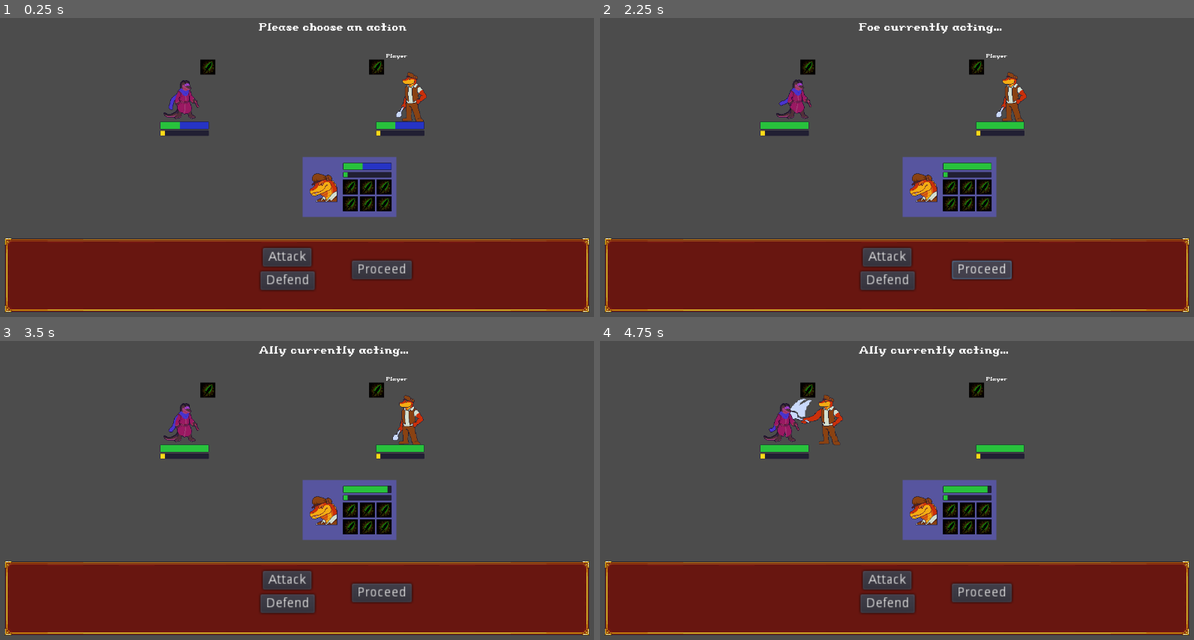
Above: before the commit, frames 1-4 (two rows, left to right).
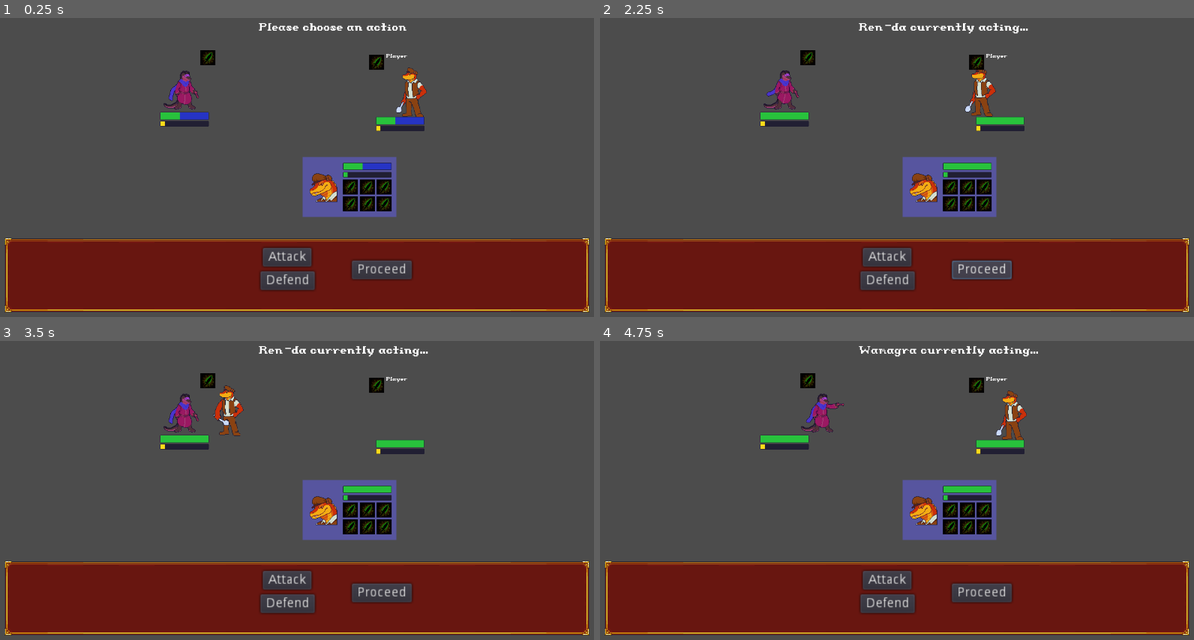
Above: after the commit, the same moments.

Repository: Introdile/SenRPG
Game: Godot game, scene res://Battle/Battle.tscn
Same seed, same stepped clock (60 frames per second), same inputs: the game is played once before the commit and once after it.
Inputs (mouse positions are in pixels of both pictures, inside the frame that each line leads up to):
- Up to frame 1 (0.25 s): no input
- Up to frame 2 (2.25 s): click "Attack" at 0.5 s; click "Defend" at 1.25 s; click "Proceed" at 2 s
- Up to frame 3 (3.5 s): click (350, 511) at 2.75 s
- Up to frame 4 (4.75 s): click (968, 511) at 3.5 s; click (986, 511) at 4.25 s

The runs differ from the first frame. In frame 1, 2.1% of the frame differs, in the area x 27-72%, y 10-40%; in frame 2, 3.0%; in frame 3, 3.0%; in frame 4, 3.1%, in the area x 27-74%, y 1-51%.

Commit message:
character loading
finished implementing character loading!

Diff:
--- a/Battle/Battle.gd
+++ b/Battle/Battle.gd
@@ -20,7 +20,7 @@
 onready var stateLabel = get_node("UI/stateLabel")
 var sl = ""
 
-onready var battlers = get_tree().get_nodes_in_group("battler")
+onready var battlers #= get_tree().get_nodes_in_group("battler")
 var foes = []
 var ally = []
 var actionOrder = []
@@ -31,24 +31,50 @@
 	#TODO: uhhhhhh get ready bitches
 	changeState(battleState.START)
 	var allypos = get_tree().get_nodes_in_group("ally")
+	var foepos = get_tree().get_nodes_in_group("foe")
+
 	for i in Global_GameData.party:
+
+		# loads the character battler scene
+		# TODO: battler scene should construct animations on the fly
 		var nbi = load(i.char_battler_scene)
 		var n = nbi.instance()
+
+		# set the reference character (from the gamedata) and the position of the battler
+		n.character = i
 		n.global_position = allypos[0].global_position
+		n.name = n.character.char_name
+		# add it to the scene,,,
 		$Battlers.add_child(n)
-	for i in battlers:
-		if i.name == "Foe":
-			i.character = Global_GameData.foeparty[0]
-			foes.append(i)
-		if i.name == "Ally":
-			i.character = Global_GameData.party[0]
-			ally.append(i)
-			var nui = charUI.instance()
-			nui.attachedChar = i
-			nui.rect_position = Vector2(652,452)
-			ui.add_child(nui)
-		i.connect("deal_damage",battleFunc,"_deal_damage")
-		i.connect("cleared_animation_stack",self,"_on_battler_clearanimstacks")
+
+		# this sets up the ui
+		var nui = charUI.instance()
+		nui.attachedChar = n
+		nui.rect_position = Vector2(652,452) #TODO: add it to a container that'll handle this automatically
+		ui.add_child(nui)
+
+		if n.global_position.x > get_viewport().size.x / 2:
+			n.flip_battler()
+
+		ally.append(n)
+		n.connect("deal_damage",battleFunc,"_deal_damage")
+		n.connect("cleared_animation_stack",self,"_on_battler_clearanimstacks")
+
+	for i in Global_GameData.foeparty:
+		# pretty much as above but for enemies
+		# except without setting up a ui for them
+		var nbi = load(i.char_battler_scene)
+		var n = nbi.instance()
+		n.character = i
+		n.global_position = foepos[0].global_position
+		n.name = n.character.char_name
+		$Battlers.add_child(n)
+
+		foes.append(n)
+		n.connect("deal_damage",battleFunc,"_deal_damage")
+		n.connect("cleared_animation_stack",self,"_on_battler_clearanimstacks")
+
+	battlers = get_tree().get_nodes_in_group("battler")
 	battlers.sort_custom(battleFunc,"isSpeedGreater")
 
 func _process(delta):
@@ -77,7 +103,6 @@
 			sl = "Please select a target(s)"
 			pass
 		battleState.ACTION:
-			#sl = "Turn commencing..."
 			if actionOrder.empty():
 				for i in battlers:
 					actionOrder.append(i)
@@ -87,10 +112,6 @@
 			if !actionOrder.front().animating:
 				sl = actionOrder.front().name + " currently acting..."
 				actionOrder.front().performAction()
-
-#			if !battlers[currentBattler].animating:
-#				sl = battlers[currentBattler].name + " currently acting..."
-#				battlers[currentBattler].performAction()
 
 	stateLabel.text = sl
 
@@ -105,20 +126,11 @@
 		else:
 			actionOrder.pop_front()
 			changeState(battleState.FOE)
-#		if currentBattler+1 < battlers.size():
-#			currentBattler += 1
-#		else:
-#			changeState(battleState.FOE)
-#			currentBattler = 0
 
 func _on_attackButton_pressed():
 	ally[0].action = Global_DatabaseReader.get_from_database(0,"ability")
 	ally[0].target.append(foes[0])
 
-	#foes[0].performAction()
-#	print(ally[0].action["animation"])
-#	ally[0].performAction()
-
 func _on_proceedButton_pressed():
 	if state == battleState.PLAN:
 		changeState(battleState.ACTION)
--- a/Battle/Battle.tscn
+++ b/Battle/Battle.tscn
@@ -1,52 +1,36 @@
-[gd_scene load_steps=8 format=2]
+[gd_scene load_steps=6 format=2]
 
 [ext_resource path="res://Battle/Battle.gd" type="Script" id=1]
-[ext_resource path="res://Battle/Renda.tscn" type="PackedScene" id=2]
-[ext_resource path="res://Battle/Wamagra.tscn" type="PackedScene" id=3]
-[ext_resource path="res://Assets/frame.png" type="Texture" id=4]
-[ext_resource path="res://Prefabs/fontILabel.tscn" type="PackedScene" id=5]
-[ext_resource path="res://Assets/Fonts/Introdile.ttf" type="DynamicFontData" id=6]
+[ext_resource path="res://Assets/frame.png" type="Texture" id=2]
+[ext_resource path="res://Prefabs/fontILabel.tscn" type="PackedScene" id=3]
+[ext_resource path="res://Assets/Fonts/Introdile.ttf" type="DynamicFontData" id=4]
 
 [sub_resource type="DynamicFont" id=1]
 
 size = 22
 use_mipmaps = false
 use_filter = false
-font_data = ExtResource( 6 )
+font_data = ExtResource( 4 )
 _sections_unfolded = [ "Extra Spacing", "Font", "Settings" ]
 
-[node name="Battle" type="Node" index="0"]
+[node name="Battle" type="Node"]
 
 script = ExtResource( 1 )
 
 [node name="Battlers" type="Node2D" parent="." index="0"]
 
-[node name="Ally" parent="Battlers" index="0" instance=ExtResource( 2 )]
-
-position = Vector2( 860, 320 )
-_sections_unfolded = [ "Transform" ]
-flip = true
-_speed = 1
-
-[node name="Foe" parent="Battlers" index="1" instance=ExtResource( 3 )]
-
-position = Vector2( 400, 320 )
-_sections_unfolded = [ "Transform" ]
-max_hp = 250
-_defense = 16
-
-[node name="AllyPos" type="Position2D" parent="Battlers" index="2" groups=[
+[node name="AllyPos" type="Position2D" parent="Battlers" index="0" groups=[
 "ally",
 ]]
 
 position = Vector2( 860, 310 )
 _sections_unfolded = [ "Transform" ]
 
-[node name="FoePos" type="Position2D" parent="Battlers" index="3" groups=[
+[node name="FoePos" type="Position2D" parent="Battlers" index="1" groups=[
 "foe",
 ]]
 
-position = Vector2( 400, 320 )
+position = Vector2( 400, 300 )
 _sections_unfolded = [ "Transform" ]
 
 [node name="UI" type="Control" parent="." index="1"]
--- a/Battle/Battler.gd
+++ b/Battle/Battler.gd
@@ -63,11 +63,7 @@
 	hpBar.addAmount(1000)
 
 	if flip:
-		$battlerSprite.flip_h = flip
-		$battleAction.position = Vector2(-$battleAction.position.x,$battleAction.position.y)
-
-		front.position = Vector2(-front.position.x, 0)
-		back.position = Vector2(-back.position.x, 0)
+		flip_battler()
 
 func _process(delta):
 	if character == null:
@@ -131,6 +127,14 @@
 		return
 
 
+func flip_battler():
+	if $battlerSprite.flip_h: $battlerSprite.flip_h = false
+	else: $battlerSprite.flip_h = true
+	$battleAction.position = Vector2(-$battleAction.position.x,$battleAction.position.y)
+
+	front.position = Vector2(-front.position.x, 0)
+	back.position = Vector2(-back.position.x, 0)
+
 ## ANIMATION HANDLING ##
 
 # the animationStack variable should hold all the information on each action in the animation
--- a/Battle/Renda.tscn
+++ b/Battle/Renda.tscn
@@ -74,7 +74,7 @@
 "values": [ 0, 1 ]
 }
 
-[node name="Battler" instance=ExtResource( 1 )]
+[node name="Battler" index="0" instance=ExtResource( 1 )]
 
 [node name="battlerSprite" parent="." index="0"]
 
--- a/Scripts/character.gd
+++ b/Scripts/character.gd
@@ -10,6 +10,8 @@
 
 var char_class
 var class_role
+
+var level
 
 # skills
 var ability_list = []
@@ -61,6 +63,8 @@
 
 	base_speed = database_raw["speed"]
 
+	level = 1
+
 	return self
 
 func removeHP(value):
@@ -76,7 +80,3 @@
 func load_abilities():
 	for i in database_raw["abilities"]:
 		ability_list.append(i)
-
-func load_info_from_gamedata():
-	# load from saved gamedata instead of the database
-	pass
Not shown: 3 places in Battle/Battle.tscn that only renumber resources
